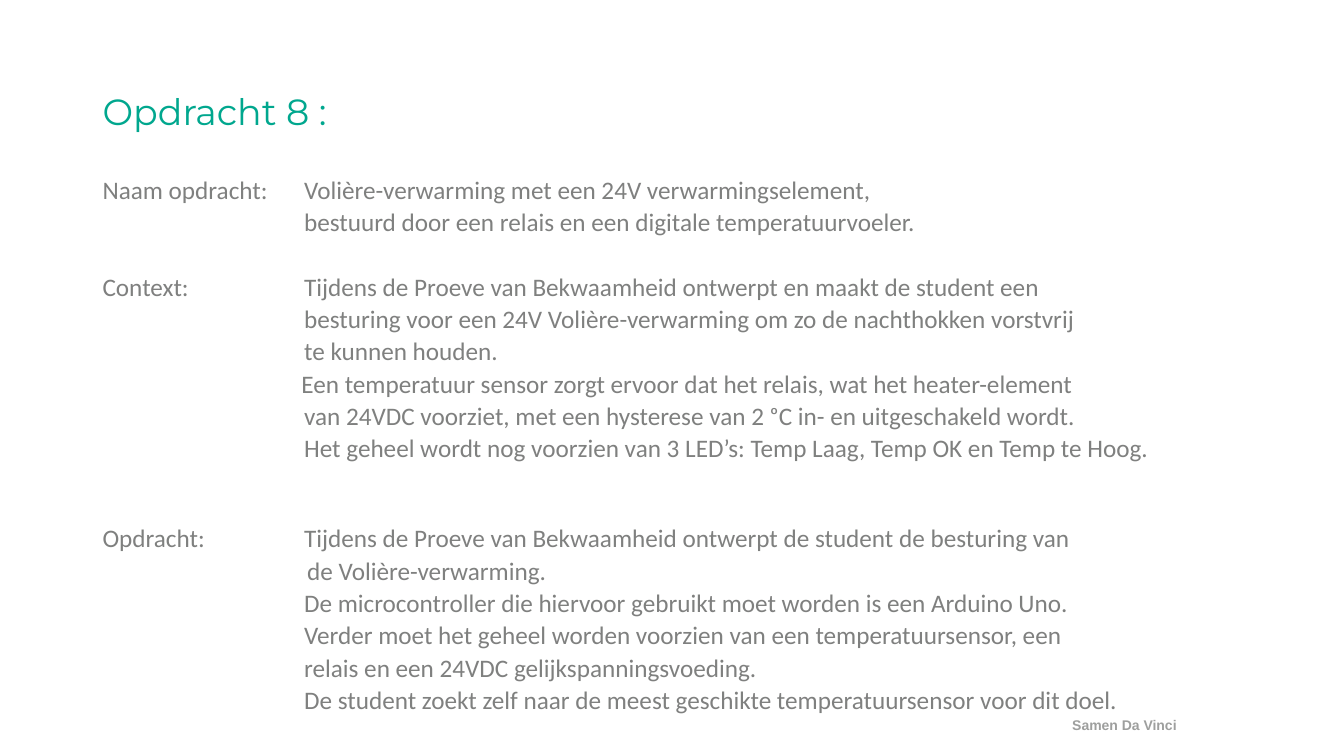
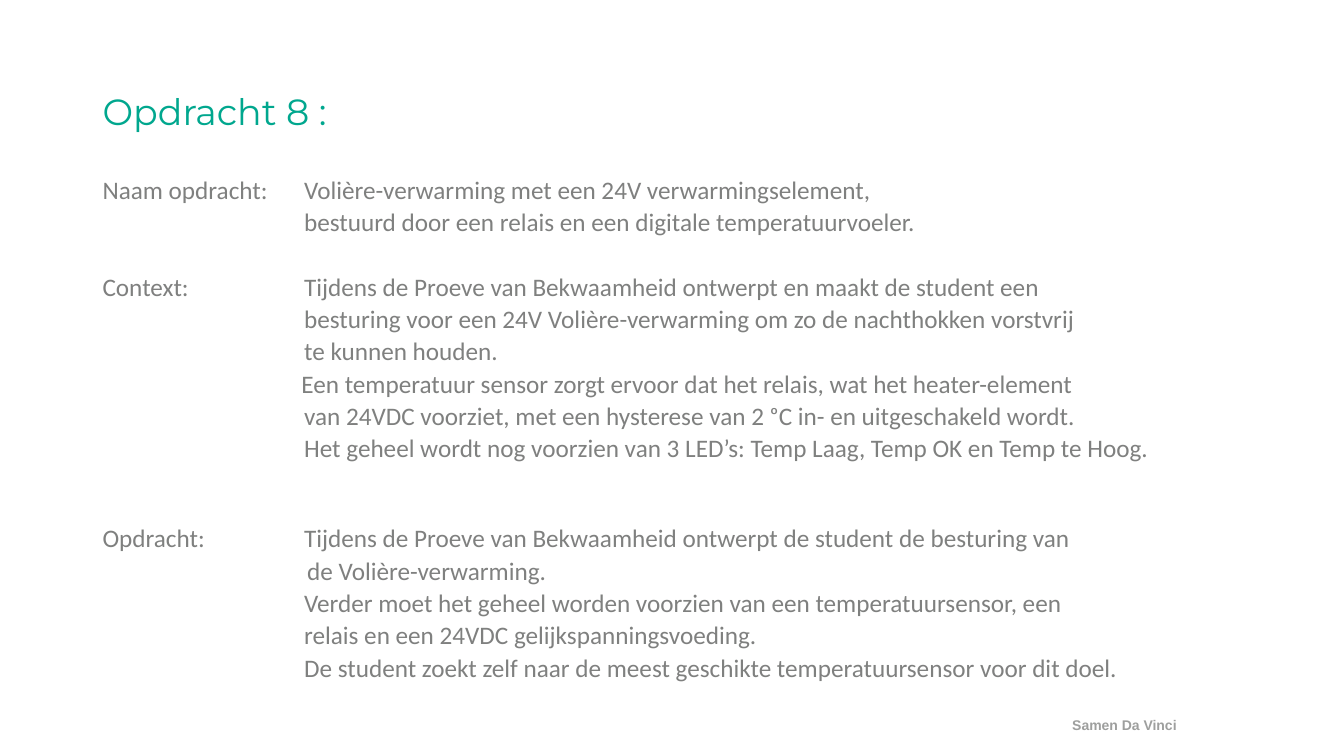
Before and after one commit to ArjanKam/Onderwijs, a slide deck: slide 13 of L03P01_02 - Embedded Design/L03P01 - Week 00 - Overzicht.pptx. Drawn at 1344x756 pixels with LibreOffice and Linux fonts; fonts in the diff are those of the drawing; background and template pictures are left out. Boxes give left, top, right and bottom in pixels: in the first picture for what was removed or moved away, otherwise in the second. Text is boxed around its words. In the diff, an @@ line names an element or a change of style, - is before the commit and + after.

```diff
--- a/L03P01_02 - Embedded Design/L03P01 - Week 00 - Overzicht.pptx
+++ b/L03P01_02 - Embedded Design/L03P01 - Week 00 - Overzicht.pptx
@@ text at <box>103,529,1116,681</box>: text changed @@
-Opdracht: Tijdens de Proeve van Bekwaamheid ontwerpt de student de besturing van
-de Volière-verwarming.
-De microcontroller die hiervoor gebruikt moet worden is een Arduino Uno.
-Verder moet het geheel worden voorzien van een temperatuursensor, een
-relais en een 24VDC gelijkspanningsvoeding.
-De student zoekt zelf naar de meest geschikte temperatuursensor voor dit doel.
+Opdracht: Tijdens de Proeve van Bekwaamheid ontwerpt de student de besturing van
+de Volière-verwarming.
+Verder moet het geheel worden voorzien van een temperatuursensor, een
+relais en een 24VDC gelijkspanningsvoeding.
+De student zoekt zelf naar de meest geschikte temperatuursensor voor dit doel.
```
Also in this commit, not shown: 1 other slide changed, 6 other files.
